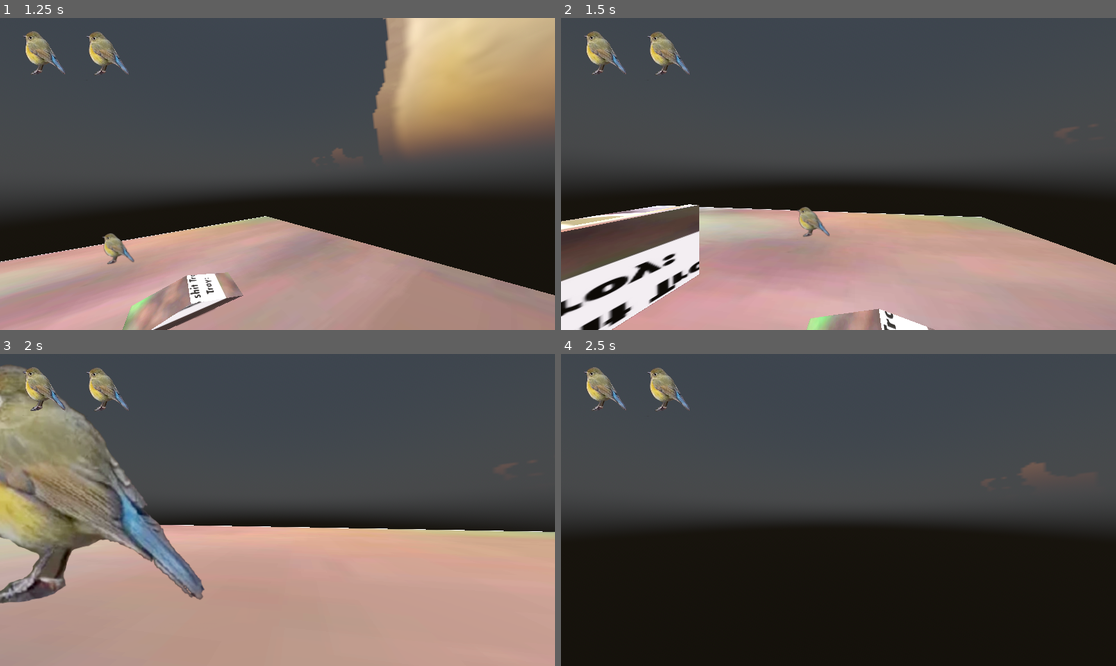
Above: before the commit, frames 1-4 (two rows, left to right).
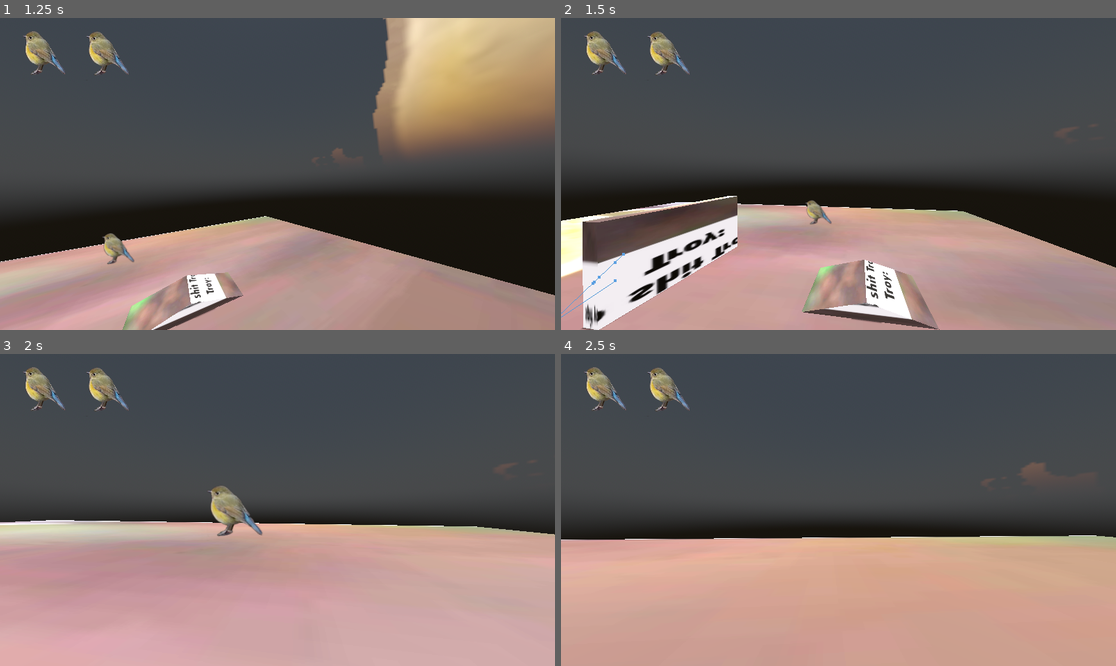
Above: after the commit, the same moments.

Repository: ihaveapatricklmao/TROY
Game: Godot game, scene res://World.tscn
Two runs of this game, one before a commit and one after it. Both use one fixed random seed, a clock stepped at 60 frames per second and the inputs below. The engine's default icon, where the game draws it, is replaced by a stand-in: a white triangle on a blue panel in a dark square.
Inputs (mouse positions are in pixels of both pictures, inside the frame that each line leads up to):
- Up to frame 1 (1.25 s): tap Enter (ui_accept) at 0.5, 0.77 s; move the mouse to (399, 158) at 0.52 s; hold D (moveright) from 0.53 s (still down); tap Shift (dash) at 0.6 s
- Up to frame 2 (1.5 s): move the mouse to (810, 174) at 1.27 s; release D (moveright) at 1.28 s; hold W (moveup) from 1.28 s (still down); tap Shift (dash) at 1.35 s
- Up to frame 3 (2 s): keep holding W (moveup); tap Enter (ui_accept) at 1.52 s
- Up to frame 4 (2.5 s): keep holding W (moveup); move the mouse to (849, 503) at 2.02 s; tap Shift (dash) at 2.1 s

Frame 1 is identical in both runs. In frame 2, 15% of the frame differs, in the area x 0-100%, y 57-100%; in frame 3, 34%; in frame 4, 41%, in the area x 0-100%, y 58-100%.

Commit message:
dash cooldown

Diff:
--- a/whatdafreak/Player.gd
+++ b/whatdafreak/Player.gd
@@ -32,6 +32,7 @@
 const dash_duration = 0.05
 var dash_elapsed = 0.0
 var is_dashing = false
+var can_dash = true
 
 
 func _physics_process(delta):
@@ -68,10 +69,12 @@
 
 	# dash
 	if Input.is_action_just_pressed("dash") and not DashTimer.is_stopped():
-		is_dashing = true
-		DashTimer.start()
+		if can_dash == true:
+			is_dashing = true
+			DashTimer.start()
 
 	if is_dashing:
+		can_dash = false
 		dash_elapsed += delta
 		dash_speed = lerp(1.0, dash_target_speed, dash_elapsed / dash_duration)
 		if dash_elapsed >= dash_duration:
@@ -110,3 +113,7 @@
 func _on_jump_timer_timeout():
 	if is_on_floor():
 		jumps_left = 2
+
+
+func _on_dash_timer_timeout():
+	can_dash = true
--- a/whatdafreak/Player.tscn
+++ b/whatdafreak/Player.tscn
@@ -56,7 +56,8 @@
 autostart = true
 
 [node name="DashTimer" type="Timer" parent="."]
-wait_time = 3.0
+wait_time = 3.5
 autostart = true
 
 [connection signal="timeout" from="JumpTimer" to="." method="_on_jump_timer_timeout"]
+[connection signal="timeout" from="DashTimer" to="." method="_on_dash_timer_timeout"]
